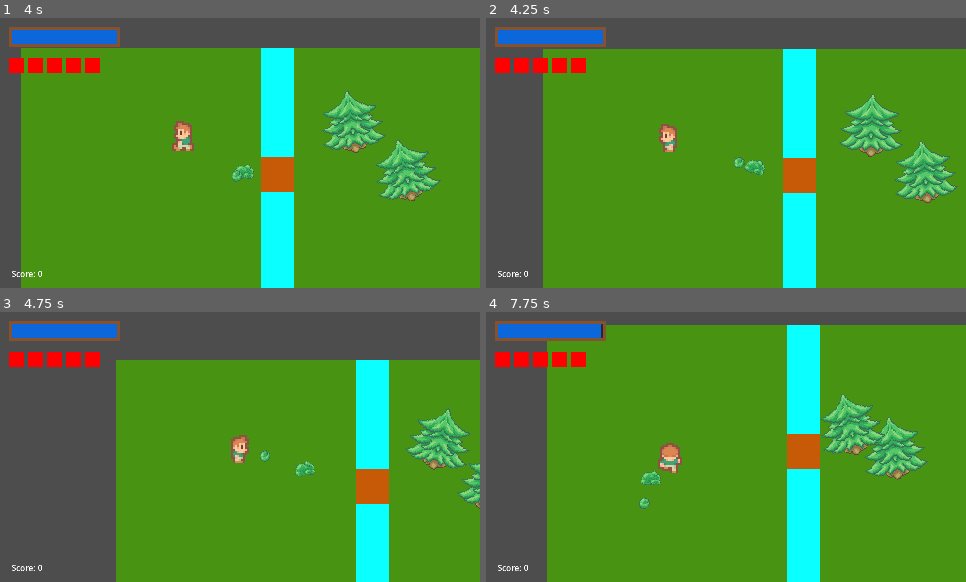
Above: before the commit, frames 1-4 (two rows, left to right).
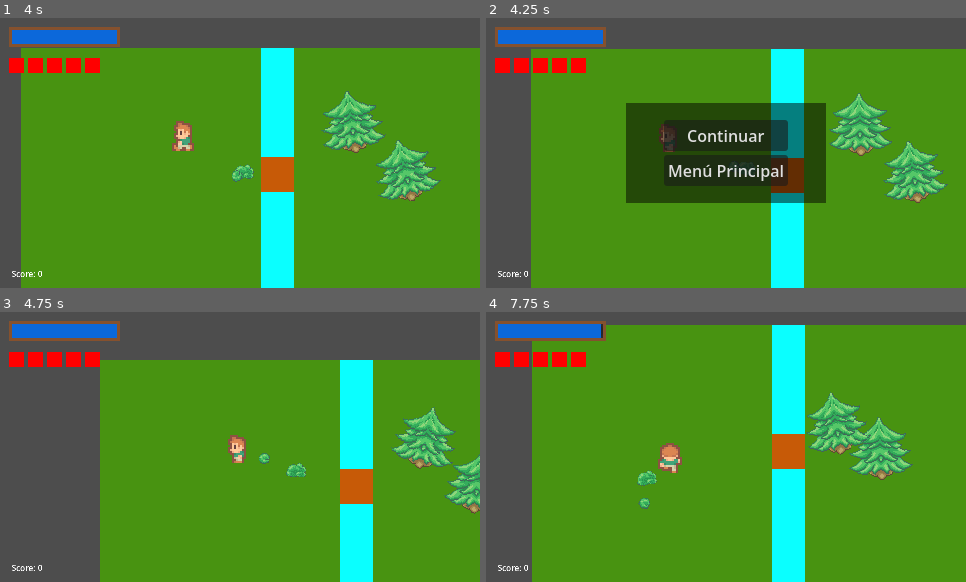
Above: after the commit, the same moments.

Repository: AndrewwAM/Project_KESS
Game: Godot game, scene res://levels/maps/patio.tscn
Two runs of this game, one before a commit and one after it. Both use one fixed random seed, a clock stepped at 60 frames per second and the inputs below.
Inputs (mouse positions are in pixels of both pictures, inside the frame that each line leads up to):
- Up to frame 1 (4 s): move the mouse to (345, 139) at 0.52 s; hold D (player_move_right) 0.53-1.28 s; hold Right mouse button (shoot_alt) 0.53-1.28 s; move the mouse to (144, 166) at 1.27 s; hold S (player_move_down) 1.28-2.03 s; click (144, 166) at 1.35 s; move the mouse to (288, 93) at 2.02 s; hold D (player_move_right) 2.03-2.78 s; hold Right mouse button (shoot_alt) 2.03-2.78 s; move the mouse to (216, 207) at 2.77 s; hold W (player_move_up) 2.78-3.53 s; click (216, 207) at 2.85 s; move the mouse to (384, 193) at 3.52 s; hold A (player_move_left) from 3.53 s (still down); hold Right mouse button (shoot_alt) from 3.53 s (still down)
- Up to frame 2 (4.25 s): keep holding A (player_move_left); keep holding Right mouse button (shoot_alt); tap Escape (ui_cancel) at 4.15 s
- Up to frame 3 (4.75 s): release A (player_move_left) at 4.25 s; release Right mouse button (shoot_alt) at 4.25 s; click (240, 430) at 4.25 s, where only the run after the commit has a clickable "Continuar"
- Up to frame 4 (7.75 s): move the mouse to (582, 406) at 5.02 s; hold A (player_move_left) 5.03-5.78 s; click (582, 406) at 5.1 s; move the mouse to (750, 447) at 5.77 s; hold S (player_move_down) 5.78-6.53 s; hold Right mouse button (shoot_alt) 5.78-6.53 s; move the mouse to (654, 379) at 6.52 s; hold D (player_move_right) 6.53-7.28 s; click (654, 379) at 6.6 s; move the mouse to (831, 433) at 7.27 s; hold W (player_move_up) from 7.28 s (still down); hold Right mouse button (shoot_alt) from 7.28 s (still down)

Frame 1 is identical in both runs. In frame 2, 24% of the frame differs, in the area x 9-99%, y 11-100%; in frame 3, 12%; in frame 4, 12%.

Commit message:
menú de pausa

Diff:
--- a/levels/maps/patio.tscn
+++ b/levels/maps/patio.tscn
@@ -6,6 +6,7 @@
 [ext_resource type="PackedScene" uid="uid://1f6kkn87hfqv" path="res://entities/enemies/speed_enemy.tscn" id="4_rkhqv"]
 [ext_resource type="PackedScene" uid="uid://fpw4f0fa5yqx" path="res://entities/enemies/tank_enemy.tscn" id="5_gh2sf"]
 [ext_resource type="PackedScene" uid="uid://dyp2utfpvnict" path="res://entities/player/player.tscn" id="6_h6ui8"]
+[ext_resource type="PackedScene" uid="uid://dn5fpd31io1jq" path="res://ui/pause_menu.tscn" id="6_j0fve"]
 [ext_resource type="PackedScene" uid="uid://dgr4tmbotpoj" path="res://ui/hud.tscn" id="7_ndmgu"]
 
 [sub_resource type="RectangleShape2D" id="RectangleShape2D_w1q3l"]
@@ -145,6 +146,9 @@
 
 [node name="CanvasLayer" type="CanvasLayer" parent="." unique_id=2032067051]
 
+[node name="PauseMenu" parent="CanvasLayer" unique_id=1777219579 instance=ExtResource("6_j0fve")]
+visible = false
+
 [node name="Hud" parent="CanvasLayer" unique_id=360316666 instance=ExtResource("7_ndmgu")]
 
 [node name="TankEnemy" parent="." unique_id=1932620497 instance=ExtResource("5_gh2sf")]
--- a/ui/main_menu.gd
+++ b/ui/main_menu.gd
@@ -9,7 +9,7 @@
 
 @onready var click_sound: AudioStreamPlayer = $UIClickSound
 
-@export var game_scene: PackedScene
+const GAME_SCENE_PATH: String = "res://levels/maps/patio.tscn"
 
 # Called when the node enters the scene tree for the first time.
 func _ready() -> void:
@@ -27,7 +27,7 @@
 	click_sound.play()
 	await click_sound.finished
 
-	var error: int = get_tree().change_scene_to_packed(game_scene)
+	var error: int = get_tree().change_scene_to_file(GAME_SCENE_PATH)
 	if error != OK:
 		printerr("Error al cargar la escena de juego. Código: ", error)
 
--- a/ui/main_menu.tscn
+++ b/ui/main_menu.tscn
@@ -11,7 +11,7 @@
 [ext_resource type="Texture2D" uid="uid://dq46jiow027j3" path="res://ui/elements/red/button_rectangle_depth_flat.svg" id="6_jiymt"]
 [ext_resource type="Texture2D" uid="uid://3requjnjssh" path="res://ui/elements/red/button_rectangle_flat.svg" id="7_bgtsx"]
 [ext_resource type="Texture2D" uid="uid://dj7x2w1lewocd" path="res://ui/elements/red/icon_cross.svg" id="11_lsdqh"]
-[ext_resource type="AudioStream" uid="uid://2hd6t2o0gfd" path="res://ui/Sounds/click-a.ogg" id="12_jiymt"]
+[ext_resource type="AudioStream" uid="uid://2hd6t2o0gfd" path="res://ui/sounds/click-a.ogg" id="12_jiymt"]
 
 [sub_resource type="LabelSettings" id="LabelSettings_lsdqh"]
 font = ExtResource("1_ubpvv")
--- /dev/null
+++ b/ui/pause_menu.gd
@@ -0,0 +1,27 @@
+extends CanvasLayer
+
+@onready var resume_button = $ColorRect/VBoxContainer/ResumeButton
+@onready var main_menu_button = $ColorRect/VBoxContainer/MainMenuButton
+
+const MAIN_MENU_SCENE_PATH: String = "res://ui/main_menu.tscn"
+
+func _ready() -> void:
+	hide()
+	resume_button.pressed.connect(_on_resume_button_pressed)
+	main_menu_button.pressed.connect(_on_main_menu_button_pressed)
+
+func _unhandled_input(event: InputEvent) -> void:
+	if event.is_action_pressed("ui_cancel"):
+		toggle_pause()
+
+func toggle_pause() -> void:
+	var new_pause_state = not get_tree().paused
+	get_tree().paused = new_pause_state
+	visible = new_pause_state
+
+func _on_resume_button_pressed() -> void:
+	toggle_pause()
+
+func _on_main_menu_button_pressed() -> void:
+	get_tree().paused = false
+	get_tree().change_scene_to_file(MAIN_MENU_SCENE_PATH)
--- /dev/null
+++ b/ui/pause_menu.tscn
@@ -0,0 +1,42 @@
+[gd_scene format=3 uid="uid://dn5fpd31io1jq"]
+
+[ext_resource type="Script" uid="uid://63gnwv8h6m6y" path="res://ui/pause_menu.gd" id="1_50142"]
+[ext_resource type="PackedScene" uid="uid://dl4um2dlbs7lq" path="res://ui/main_menu.tscn" id="2_ejwgg"]
+
+[node name="PauseMenu" type="CanvasLayer" unique_id=1777219579]
+process_mode = 3
+script = ExtResource("1_50142")
+main_menu_scene = ExtResource("2_ejwgg")
+
+[node name="ColorRect" type="ColorRect" parent="." unique_id=1774552876]
+custom_minimum_size = Vector2(200, 100)
+anchors_preset = 8
+anchor_left = 0.5
+anchor_top = 0.5
+anchor_right = 0.5
+anchor_bottom = 0.5
+grow_horizontal = 2
+grow_vertical = 2
+color = Color(0, 0, 0, 0.5019608)
+
+[node name="VBoxContainer" type="VBoxContainer" parent="ColorRect" unique_id=729718778]
+layout_mode = 1
+anchors_preset = 8
+anchor_left = 0.5
+anchor_top = 0.5
+anchor_right = 0.5
+anchor_bottom = 0.5
+offset_left = -62.0
+offset_top = -33.0
+offset_right = 62.0
+offset_bottom = 33.0
+grow_horizontal = 2
+grow_vertical = 2
+
+[node name="ResumeButton" type="Button" parent="ColorRect/VBoxContainer" unique_id=734113233]
+layout_mode = 2
+text = "Continuar"
+
+[node name="MainMenuButton" type="Button" parent="ColorRect/VBoxContainer" unique_id=417313758]
+layout_mode = 2
+text = "Menú Principal"
Not shown, added: ui/pause_menu.gd.uid
